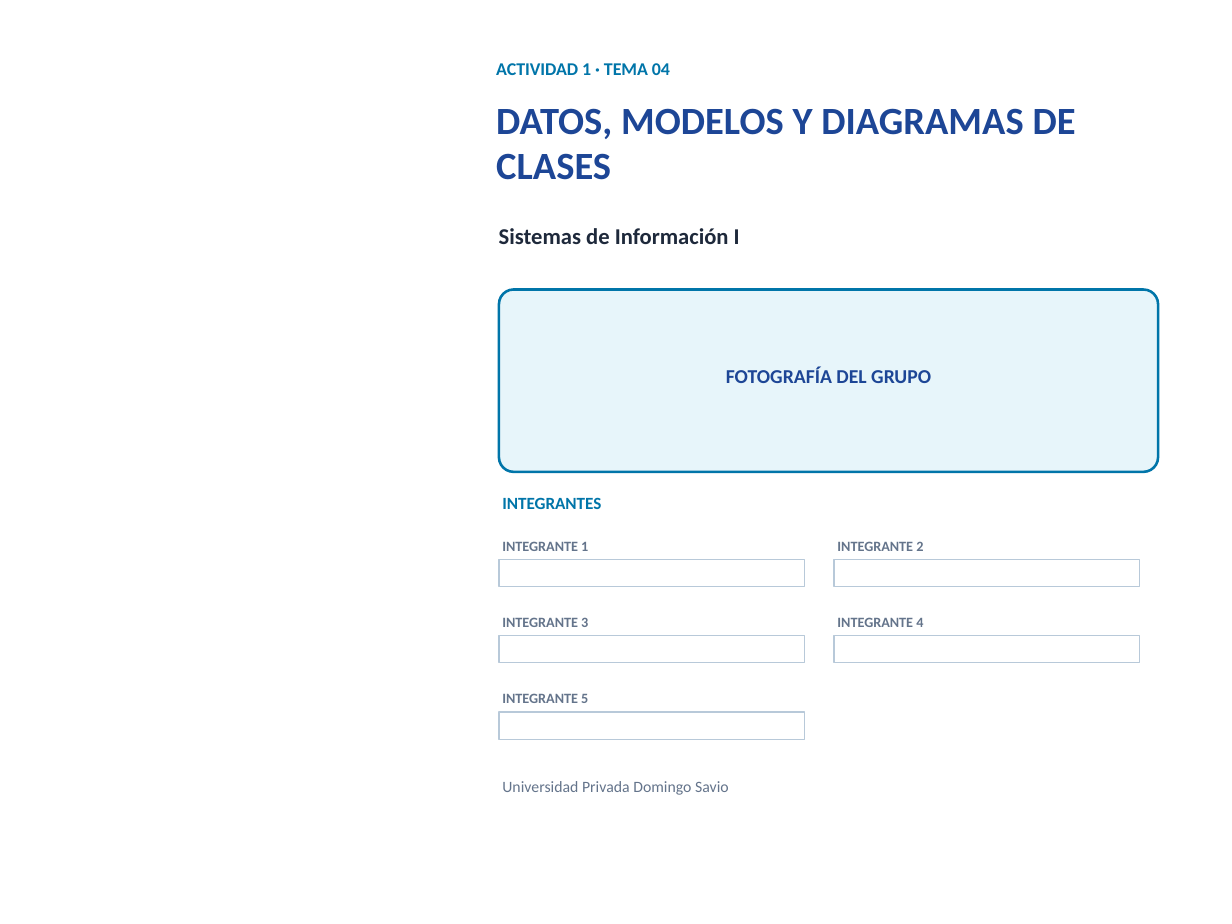
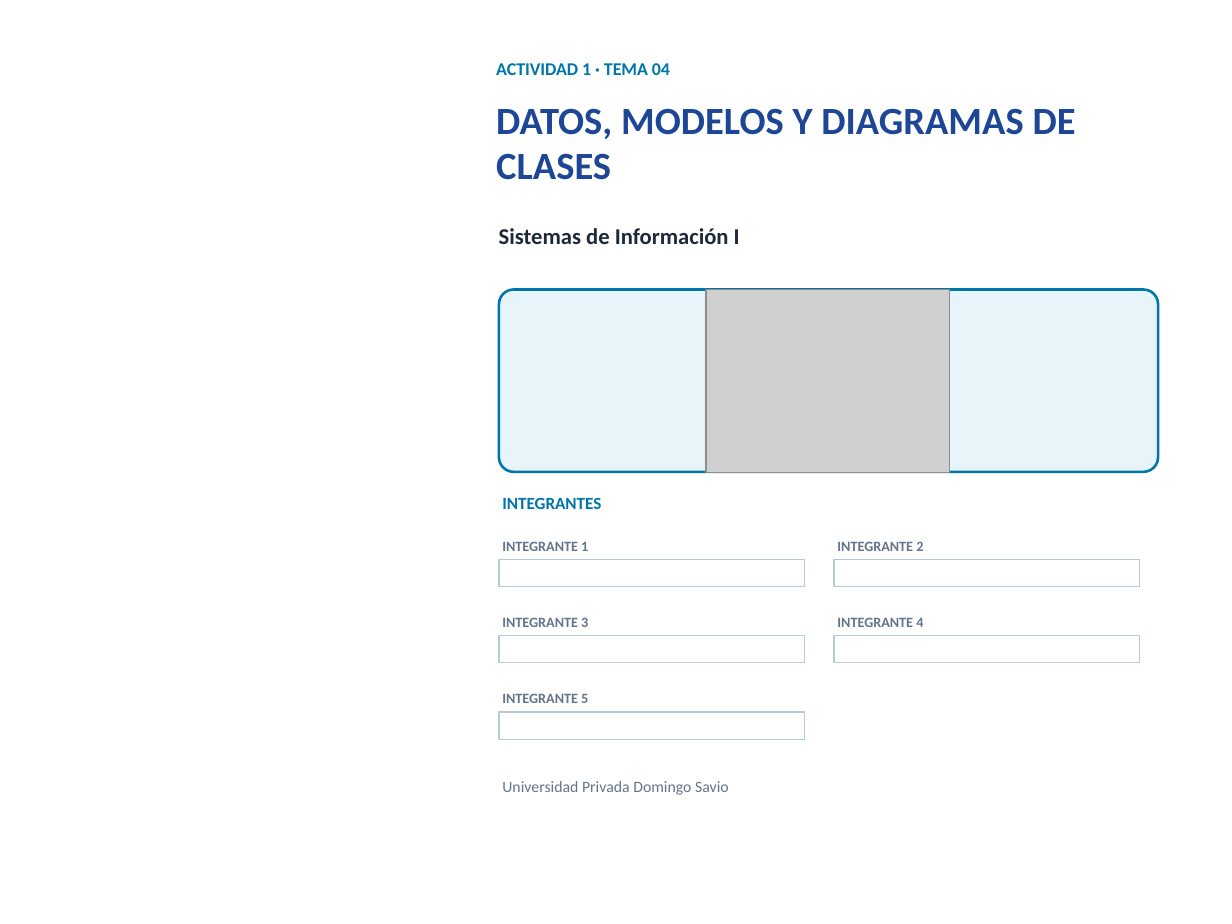
Before and after one commit to erickbravob/sistemas-informacion-i, a slide deck: slide 1 of materiales/actividad-1/tema-04-modelo-datos-v4.pptx. Drawn at 1232x924 pixels with LibreOffice and Linux fonts; fonts in the diff are those of the drawing; grey boxes stand for pictures; background and template pictures are left out. Boxes give left, top, right and bottom in pixels: in the first picture for what was removed or moved away, otherwise in the second. Text is boxed around its words. In the diff, an @@ line names an element or a change of style, - is before the commit and + after.

```diff
--- a/materiales/actividad-1/tema-04-modelo-datos-v4.pptx
+++ b/materiales/actividad-1/tema-04-modelo-datos-v4.pptx
@@ picture added at [706,290,950,473] @@
@@ text removed at [726,367,931,383] @@
-FOTOGRAFÍA DEL GRUPO
```
Also in this commit, not shown: 5 other slides changed, 20 other files.
